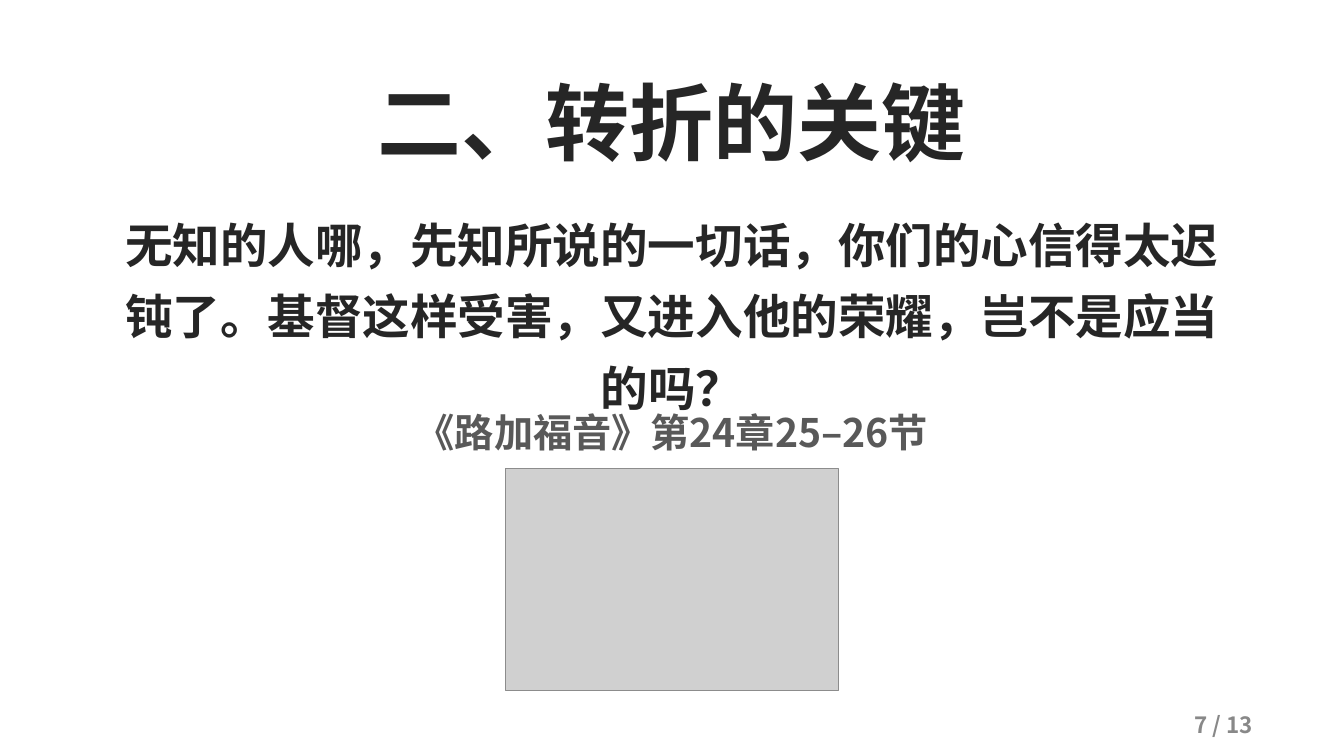
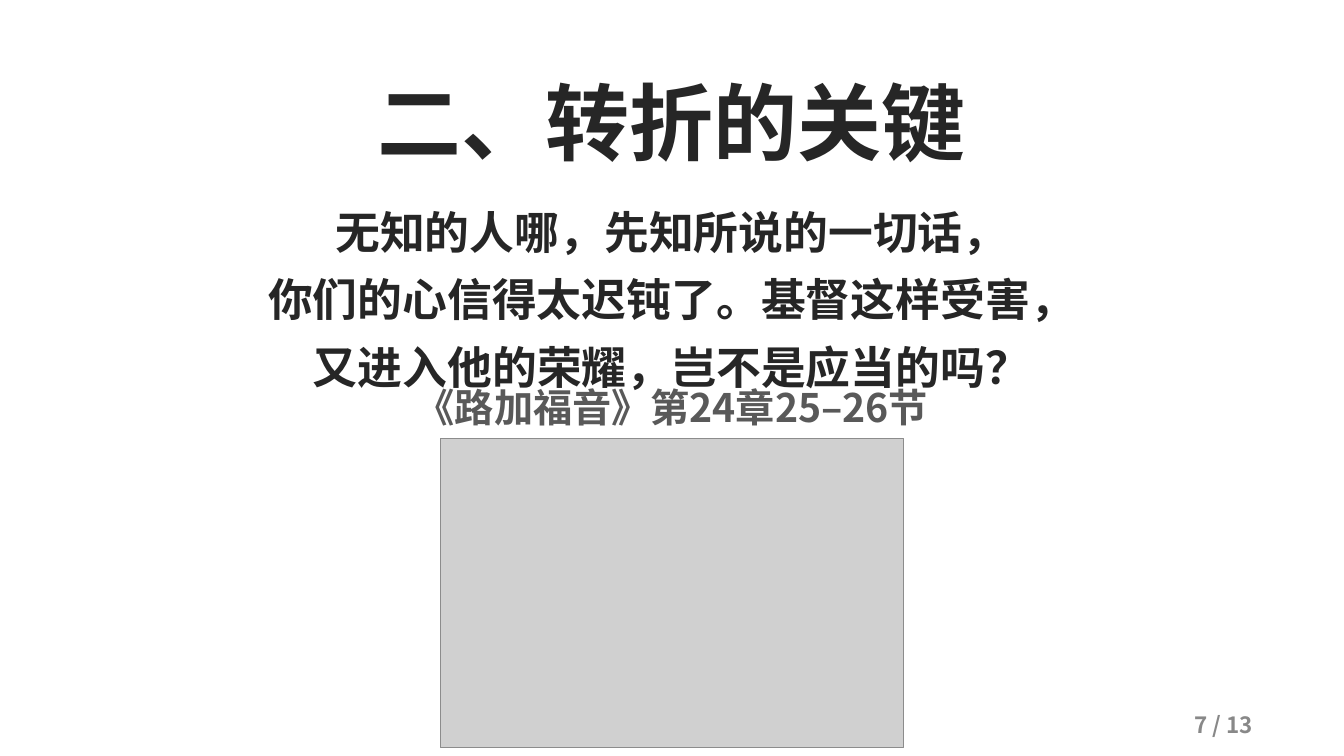
Before and after one commit to kaylechou/propresenter-lyric-tool, a slide deck: slide 7 of docs/从灰心到见证.pptx. Drawn at 1344x756 pixels with LibreOffice and Linux fonts; fonts in the diff are those of the drawing; grey boxes stand for pictures; background and template pictures are left out. Boxes give left, top, right and bottom in pixels: in the first picture for what was removed or moved away, otherwise in the second. Text is boxed around its words. In the diff, an @@ line names an element or a change of style, - is before the commit and + after.

```diff
--- a/docs/从灰心到见证.pptx
+++ b/docs/从灰心到见证.pptx
@@ text at [268,211,1075,395]: text changed; size 34 to 32 pt @@
-无知的人哪，先知所说的一切话，你们的心信得太迟钝了。基督这样受害，又进入他的荣耀，岂不是应当的吗？
+无知的人哪，先知所说的一切话，
+你们的心信得太迟钝了。基督这样受害，
+又进入他的荣耀，岂不是应当的吗？
@@ text "《路加福音》第24章25–26节": place and size @@
-text "《路加福音》第24章25–26节" at [416,407,928,451]
+text "《路加福音》第24章25–26节" at [416,382,928,426]
@@ picture: place and size @@
-picture at [506,469,839,691]
+picture at [441,439,904,748]
```
Also in this commit, not shown: 4 other slides changed.
